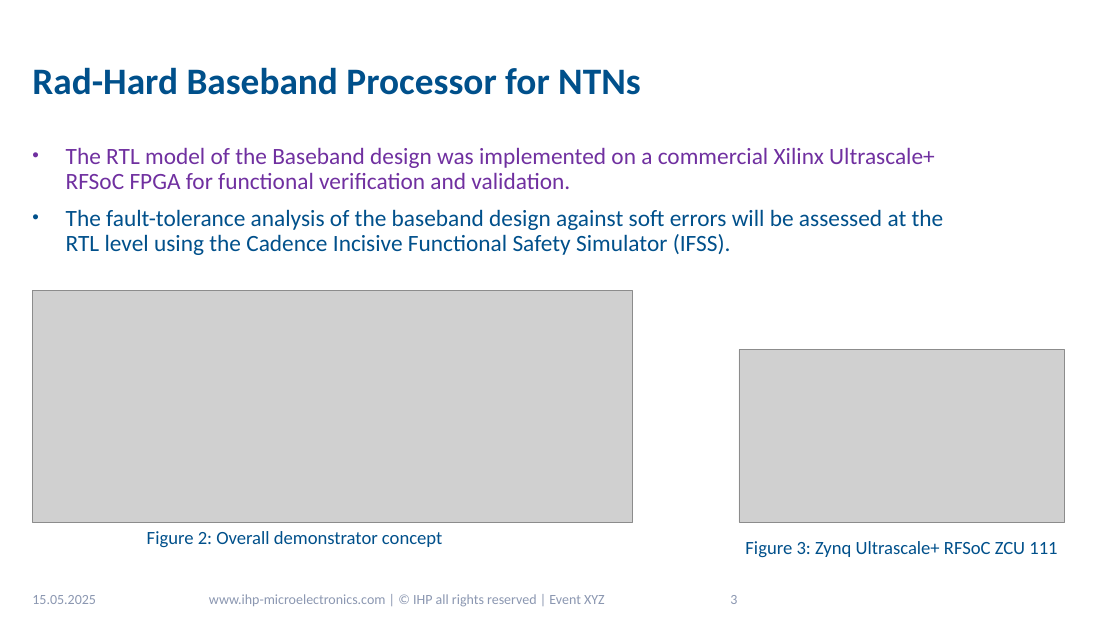
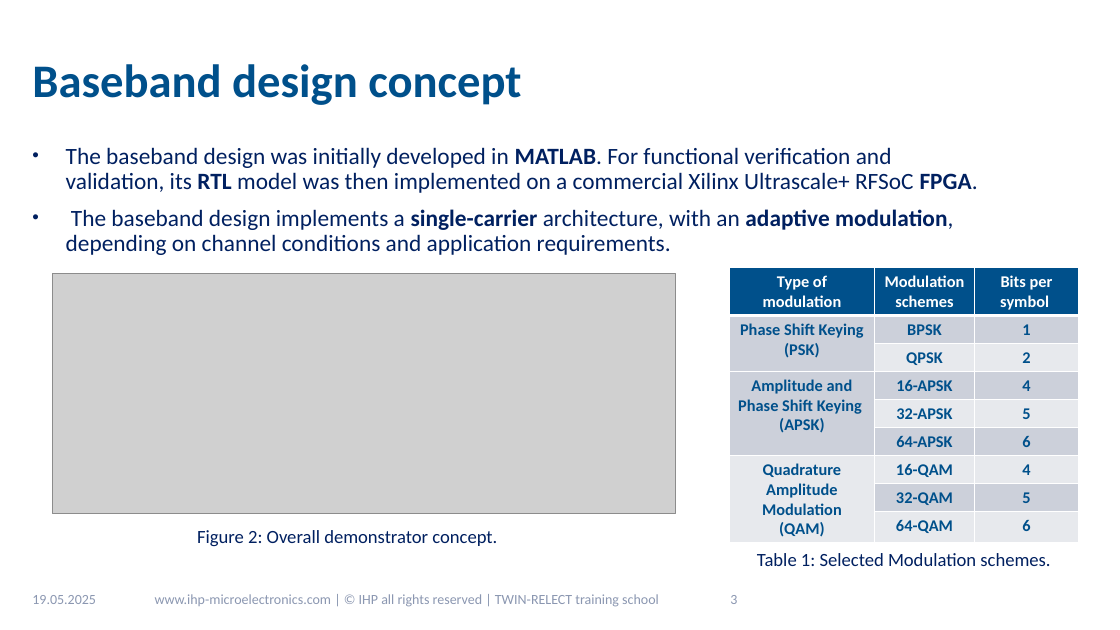
Before and after one commit to miglioranza/Papers_docs, a slide deck: slide 3 of Presentations/Twinrelect_presentation_2025.pptx. Drawn at 1120x630 pixels with LibreOffice and Linux fonts; fonts in the diff are those of the drawing; grey boxes stand for pictures; background and template pictures are left out. Boxes give left, top, right and bottom in pixels: in the first picture for what was removed or moved away, otherwise in the second. Text is boxed around its words. In the diff, an @@ line names an element or a change of style, - is before the commit and + after.

```diff
--- a/Presentations/Twinrelect_presentation_2025.pptx
+++ b/Presentations/Twinrelect_presentation_2025.pptx
@@ title at (x1=32, y1=64, x2=521, y2=105): text changed; size 32 to 40 pt @@
-Rad-Hard Baseband Processor for NTNs
+Baseband design concept
@@ text at (x1=66, y1=147, x2=978, y2=255): text changed; text colour #00508B to #002060 @@
-• The RTL model of the Baseband design was implemented on a commercial Xilinx Ultrascale+ RFSoC FPGA for functional verification and validation.
-• The fault-tolerance analysis of the baseband design against soft errors will be assessed at the RTL level using the Cadence Incisive Functional Safety Simulator (IFSS).
+• The baseband design was initially developed in MATLAB. For functional verification and validation, its RTL model was then implemented on a commercial Xilinx Ultrascale+ RFSoC FPGA.
+• The baseband design implements a single-carrier architecture, with an adaptive modulation, depending on channel conditions and application requirements.
@@ table added at (x1=729, y1=268, x2=1079, y2=543), 9 rows, 3 columns @@
+Type of modulation | Modulation schemes | Bits per symbol
+Phase Shift Keying / (PSK) | BPSK | 1
+ | QPSK | 2
+Amplitude and Phase Shift Keying / (APSK) | 16-APSK | 4
+ | 32-APSK | 5
+ | 64-APSK | 6
+Quadrature Amplitude Modulation / (QAM) | 16-QAM | 4
+ | 32-QAM | 5
+ | 64-QAM | 6
@@ picture resized from (x1=33, y1=291, x2=633, y2=522) to (x1=52, y1=274, x2=676, y2=514) @@
@@ picture removed at (x1=739, y1=350, x2=1065, y2=523) @@
@@ text at (x1=197, y1=530, x2=497, y2=546): text changed; text colour #00508B to #002060 @@
-Figure 2: Overall demonstrator concept
+Figure 2: Overall demonstrator concept.
@@ text removed at (x1=745, y1=541, x2=1057, y2=558) @@
-Figure 3: Zynq Ultrascale+ RFSoC ZCU 111
@@ text added at (x1=757, y1=553, x2=1050, y2=566), 16 pt, text #002060 @@
+Table 1: Selected Modulation schemes.
@@ text at (x1=155, y1=594, x2=659, y2=607): text changed @@
-www.ihp-microelectronics.com | © IHP all rights reserved | Event XYZ
+www.ihp-microelectronics.com | © IHP all rights reserved | TWIN-RELECT training school
```
Also in this commit, not shown: 2 other slides changed, 1 slide added.
